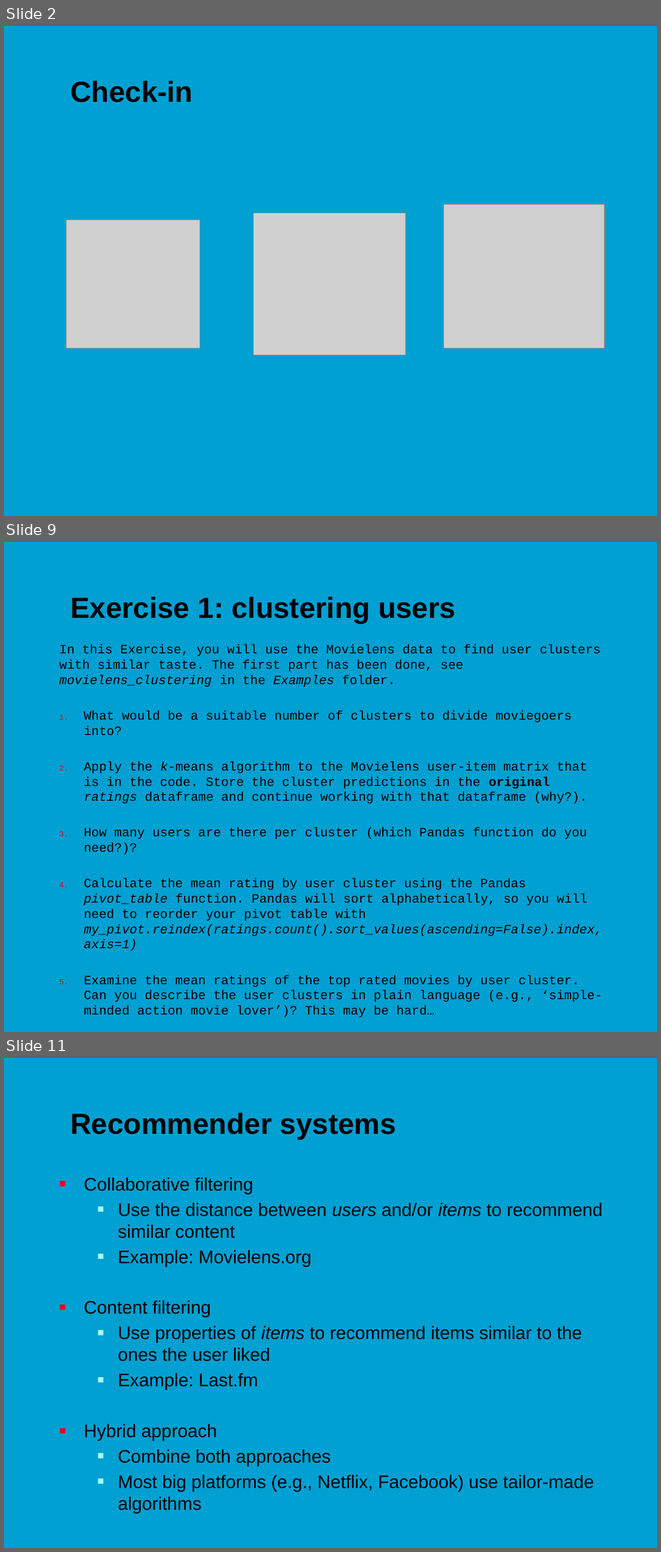
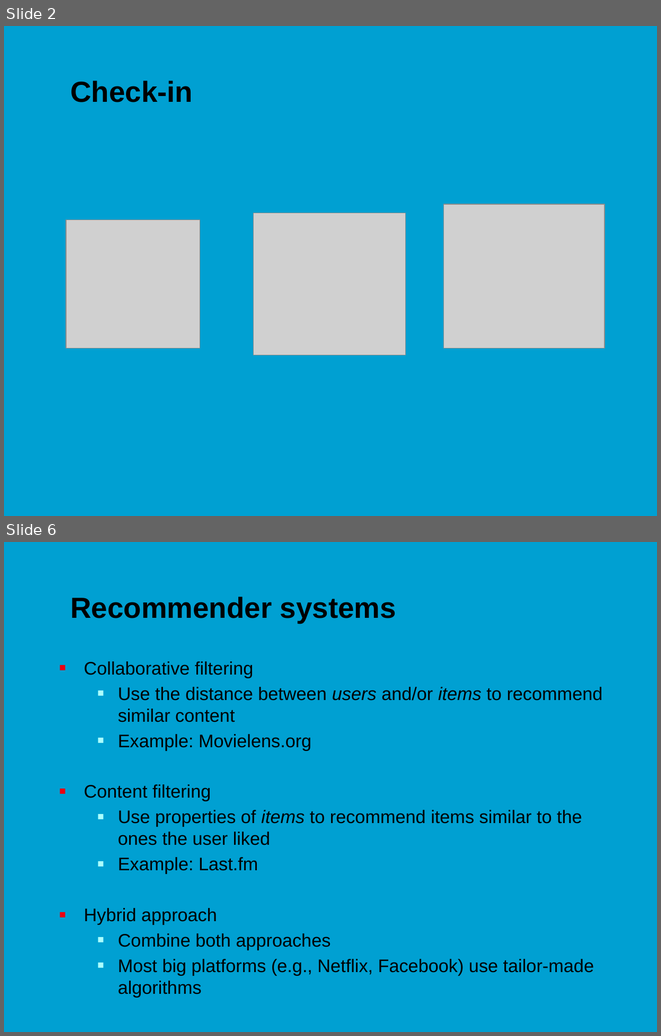
Before and after one commit to jonasmoons/data-driven-learning, a slide deck: slides/ddl-w7l2.pptx. Shown one above the other, each under a label of ours: slides 2, 9 and 11 before the commit, slides 2 and 6 after it; the slides between them are not shown. The pictures are 661x1552 and 661x1036 pixels, drawn with LibreOffice and Linux fonts; fonts in the diff are those of the drawing; grey boxes stand for pictures; background and template pictures are left out. Boxes give left, top, right and bottom in pixels: in the first picture for what was removed or moved away, otherwise in the second. Text is boxed around its words. In the diff, an @@ line names an element or a change of style, - is before the commit and + after.

```diff
--- a/slides/ddl-w7l2.pptx
+++ b/slides/ddl-w7l2.pptx
@@ slide 9 removed at (4, 542, 657, 1032), background picture (left out) @@
@@ title removed at (70, 597, 456, 623) @@
-Exercise 1: clustering users
@@ text removed at (59, 644, 602, 1017) @@
-In this Exercise, you will use the Movielens data to find user clusters with similar taste. The first part has been done, see movielens_clustering in the Examples folder.
-1. What would be a suitable number of clusters to divide moviegoers into?
-2. Apply the k-means algorithm to the Movielens user-item matrix that is in the code. Store the cluster predictions in the original ratings dataframe and continue working with that dataframe (why?).
-3. How many users are there per cluster (which Pandas function do you need?)?
-4. Calculate the mean rating by user cluster using the Pandas pivot_table function. Pandas will sort alphabetically, so you will need to reorder your pivot table with my_pivot.reindex(ratings.count().sort_values(ascending=False).index, axis=1)
-5. Examine the mean ratings of the top rated movies by user cluster. Can you describe the user clusters in plain language (e.g., ‘simple-minded action movie lover’)? This may be hard…
@@ what was slide 11 is now slide 6 @@
```
Also in this commit, not shown: 3 slides changed, 1 slide added, 5 other slides removed, 1 other file.
